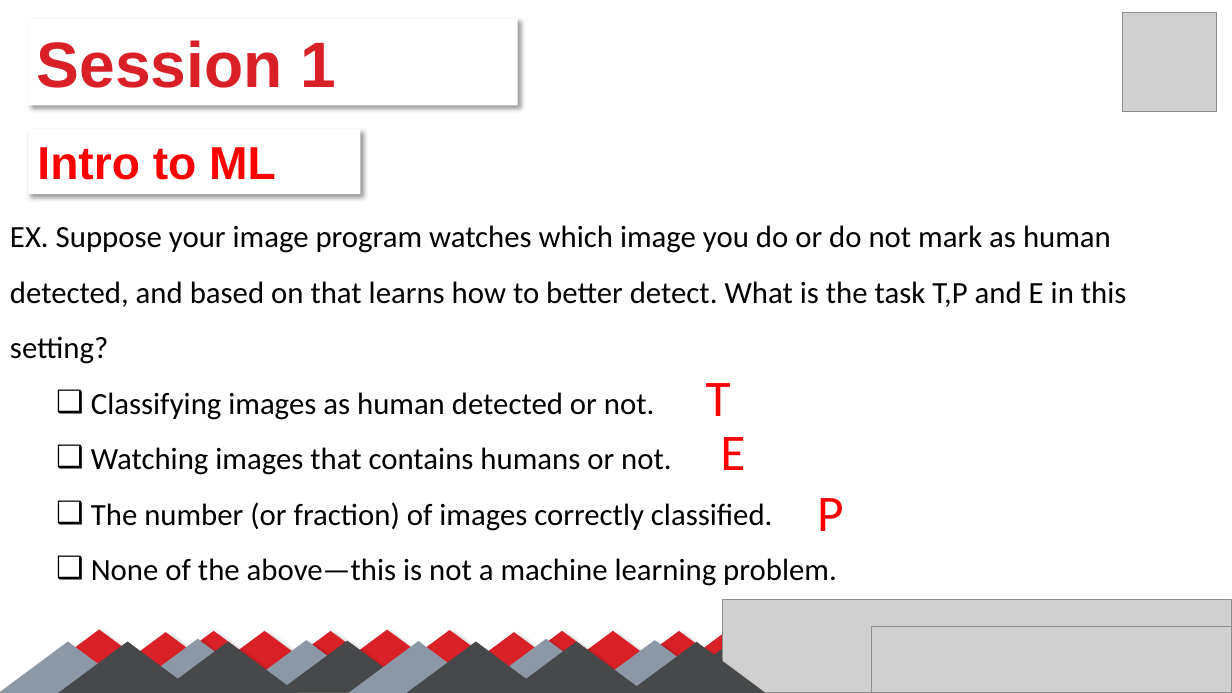
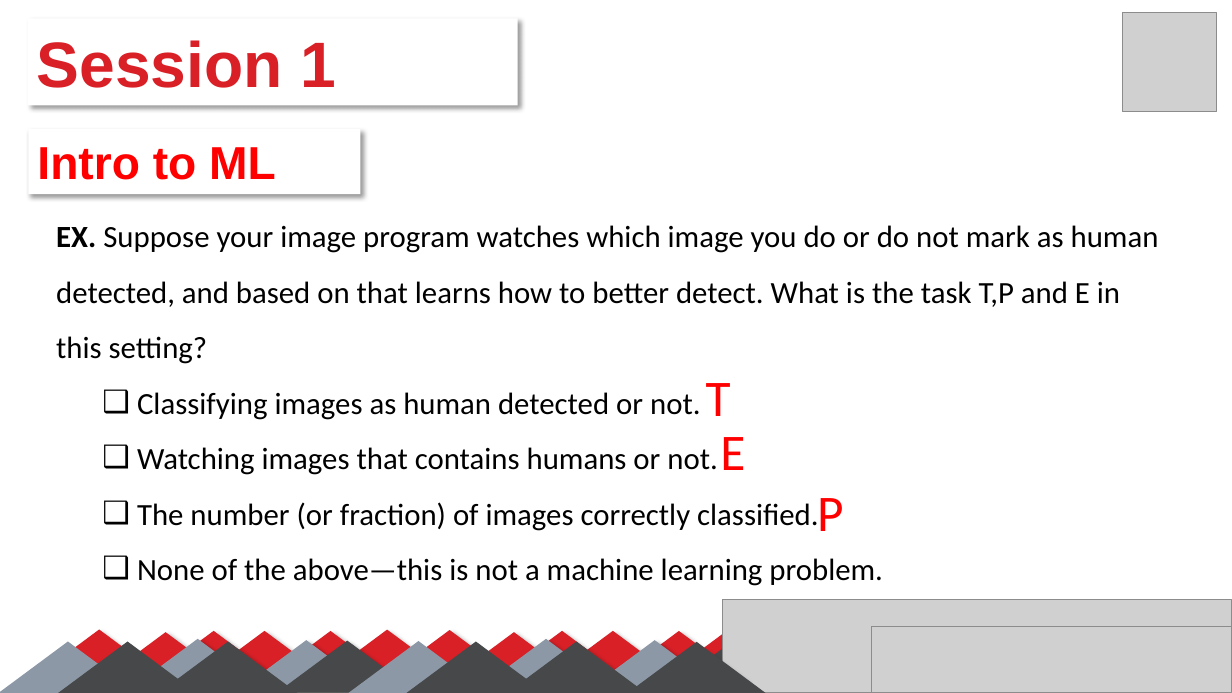
Before and after one commit to SalmaGira/machine-learning-workshop-Kvector, a slide deck: slide 5 of Sessions/Session 1/Session_01.pptx. Drawn at 1232x693 pixels with LibreOffice and Linux fonts; fonts in the diff are those of the drawing; grey boxes stand for pictures. Boxes give left, top, right and bottom in pixels: in the first picture for what was removed or moved away, otherwise in the second. Text is boxed around its words. In the diff, an @@ line names an element or a change of style, - is before the commit and + after.

```diff
--- a/Sessions/Session 1/Session_01.pptx
+++ b/Sessions/Session 1/Session_01.pptx
@@ text "EX. Suppose your image program ..." at [56,225,1159,586]: bold on in "EX."; list level 1 to 2 in "EX. Suppose your image program ..."; list level 2 to 3 in "Classifying images as human detected ..."; list level 2 to 3 in "Watching images that contains humans ..."; list level 2 to 3 in "The number (or fraction) of ..."; list level 2 to 3 in "None of the above—this is ..." @@
```
Also in this commit, not shown: 10 other slides changed.
